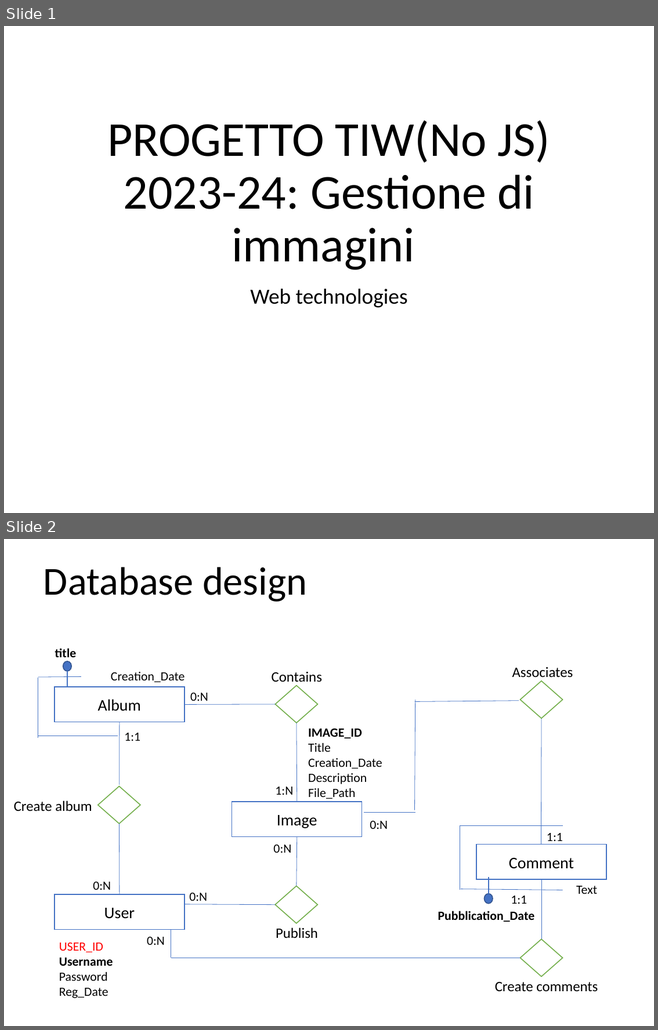
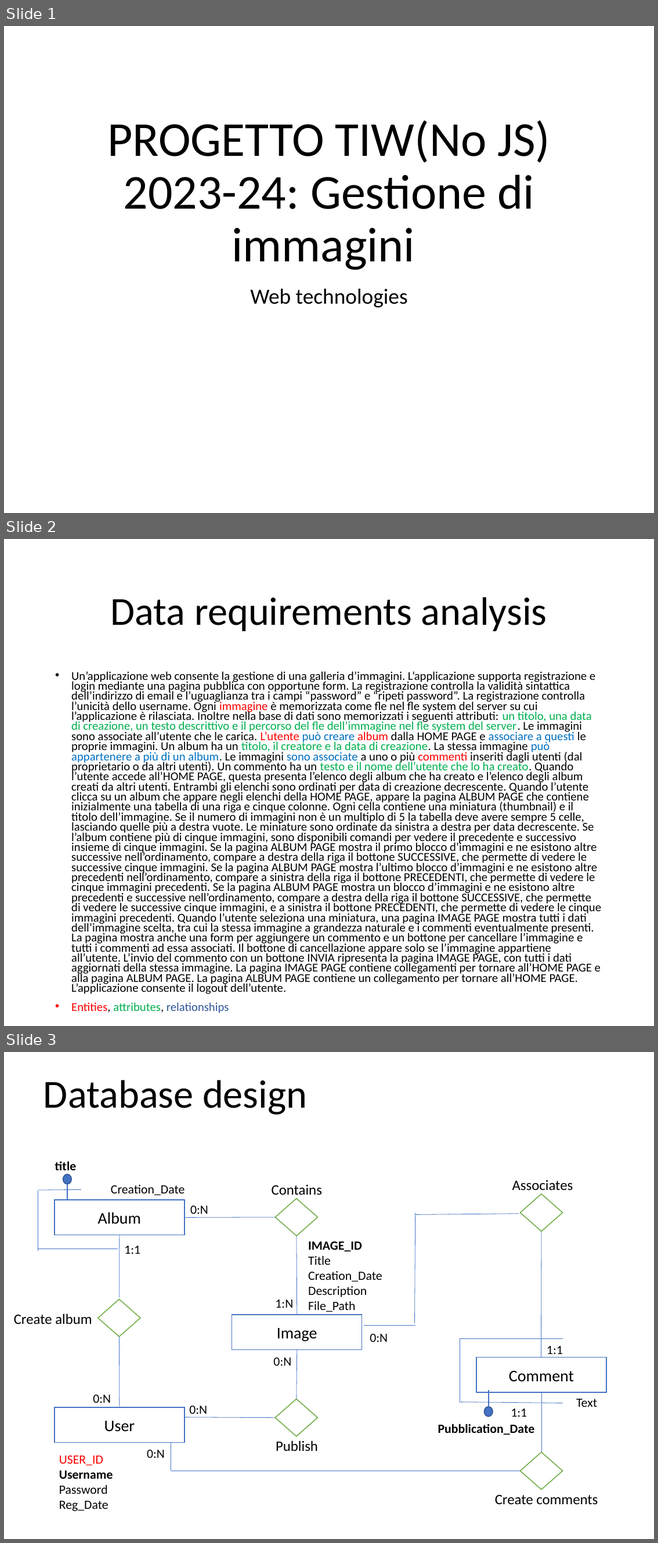
Before and after one commit to vittpall/ProgettoTIW, a slide deck: assets/progettazioneTiw.pptx. Shown one above the other, each under a label of ours: slides 1 and 2 before the commit, slides 1, 2 and 3 after it. The pictures are 658x1030 and 658x1543 pixels, drawn with LibreOffice and Linux fonts; fonts in the diff are those of the drawing. Boxes give left, top, right and bottom in pixels: in the first picture for what was removed or moved away, otherwise in the second. Text is boxed around its words. In the diff, an @@ line names an element or a change of style, - is before the commit and + after.

```diff
--- a/assets/progettazioneTiw.pptx
+++ b/assets/progettazioneTiw.pptx
@@ slide 2 added at (4,539,654,1026), background #FFFFFF @@
@@ title added at (110,597,547,631), 44 pt, text #000000 @@
+Data requirements analysis
@@ text added at (71,671,601,1013), 13.3 pt, text #000000 @@
+• Un’applicazione web consente la gestione di una galleria d’immagini. L’applicazione supporta registrazione e login mediante una pagina pubblica con opportune form. La registrazione controlla la validità sintattica dell’indirizzo di email e l’uguaglianza tra i campi “password” e “ripeti password”. La registrazione controlla l’unicità dello username. Ogni immagine è memorizzata come fle nel fle system del server su cui l’applicazione è rilasciata. Inoltre nella base di dati sono memorizzati i seguenti attributi: un titolo, una data di creazione, un testo descrittivo e il percorso del fle dell’immagine nel fle system del server. Le immagini sono associate all’utente che le carica. L’utente può creare album dalla HOME PAGE e associare a questi le proprie immagini. Un album ha un titolo, il creatore e la data di creazione. La stessa immagine può appartenere a più di un album. Le immagini sono associate a uno o più commenti inseriti dagli utenti (dal proprietario o da altri utenti). Un commento ha un testo e il nome dell’utente che lo ha creato. Quando l’utente accede all’HOME PAGE, questa presenta l’elenco degli album che ha creato e l’elenco degli album creati da altri utenti. Entrambi gli elenchi sono ordinati per data di creazione decrescente. Quando l’utente clicca su un album che appare negli elenchi della HOME PAGE, appare la pagina ALBUM PAGE che contiene inizialmente una tabella di una riga e cinque colonne. Ogni cella contiene una miniatura (thumbnail) e il titolo dell’immagine. Se il numero di immagini non è un multiplo di 5 la tabella deve avere sempre 5 celle, lasciando quelle più a destra vuote. Le miniature sono ordinate da sinistra a destra per data decrescente. Se l’album contiene più di cinque immagini, sono disponibili comandi per vedere il precedente e successivo insieme di cinque immagini. Se la pagina ALBUM PAGE mostra il primo blocco d’immagini e ne esistono altre successive nell’ordinamento, compare a destra della riga il bottone SUCCESSIVE, che permette di vedere le successive cinque immagini. Se la pagina ALBUM PAGE mostra l’ultimo blocco d’immagini e ne esistono altre precedenti nell’ordinamento, compare a sinistra della riga il bottone PRECEDENTI, che permette di vedere le cinque immagini precedenti. Se la pagina ALBUM PAGE mostra un blocco d’immagini e ne esistono altre precedenti e successive nell’ordinamento, compare a destra della riga il bottone SUCCESSIVE, che permette di vedere le successive cinque immagini, e a sinistra il bottone PRECEDENTI, che permette di vedere le cinque immagini precedenti. Quando l’utente seleziona una miniatura, una pagina IMAGE PAGE mostra tutti i dati dell’immagine scelta, tra cui la stessa immagine a grandezza naturale e i commenti eventualmente presenti. La pagina mostra anche una form per aggiungere un commento e un bottone per cancellare l’immagine e tutti i commenti ad essa associati. Il bottone di cancellazione appare solo se l’immagine appartiene all’utente. L’invio del commento con un bottone INVIA ripresenta la pagina IMAGE PAGE, con tutti i dati aggiornati della stessa immagine. La pagina IMAGE PAGE contiene collegamenti per tornare all’HOME PAGE e alla pagina ALBUM PAGE. La pagina ALBUM PAGE contiene un collegamento per tornare all’HOME PAGE. L’applicazione consente il logout dell’utente.
+• Entities, attributes, relationships
@@ what was slide 2 is now slide 3 @@
```
Also in this commit, not shown: 2 slides changed, 1 other slide added.
